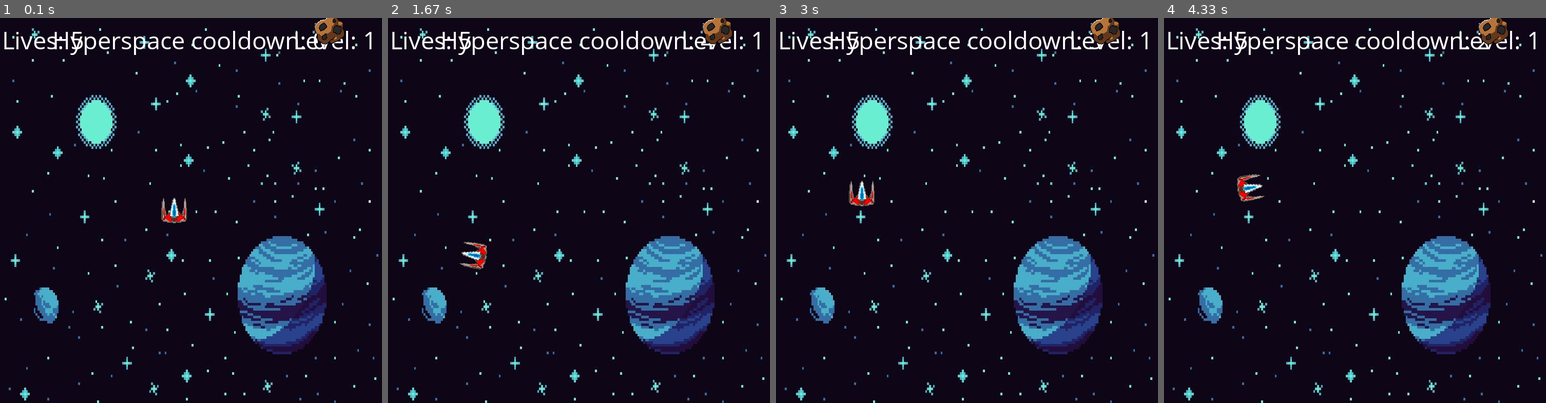
Above: before the commit, frames 1-4 (left to right).
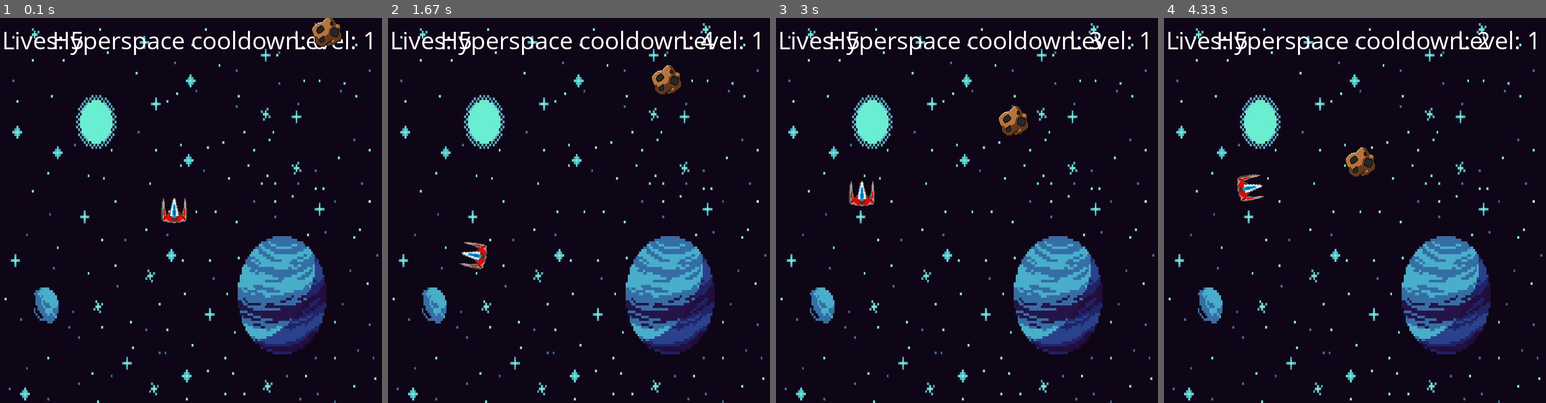
Above: after the commit, the same moments.

Repository: the-bald-lad/Pygame-asteroids
Game: pygame game, started from main.py
Two runs of this game, one before a commit and one after it. Both use one fixed random seed, a clock stepped at 60 frames per second and the inputs below.
Inputs:
- Up to frame 1 (0.1 s): no input
- Up to frame 2 (1.67 s): hold D 0.33-0.8 s; hold W 0.83-1.13 s; tap Space at 0.9, 1.23, 1.53 s; hold D 1.17-1.63 s
- Up to frame 3 (3 s): hold A 1.67-2.2 s; tap Space at 1.73, 2.03, 2.3, 2.6, 2.73 s; hold A 2.23-2.63 s; hold W from 2.67 s (still down)
- Up to frame 4 (4.33 s): release W at 3.03 s; hold D 3.07-3.7 s; tap Space at 3.13, 3.43, 3.8, 4.1, 4.3 s; hold A 3.73-4.2 s; hold D from 4.23 s (still down)

The runs differ from the first frame. In frame 1, 0.3% of the frame differs, in the area x 81-91%, y 0-8%; in frame 2, 0.8%; in frame 3, 0.8%; in frame 4, 0.8%, in the area x 47-91%, y 0-42%.

Commit message:
Added fix for meteors getting stuck at border of window

Diff:
--- a/main.py
+++ b/main.py
@@ -105,16 +105,16 @@
             self.y += 1
 
     def check(self):
-        if self.x > WIDTH:
+        if self.x > WIDTH+10:
             self.x = self.sx
             self.y = self.sy
-        if self.x < 0:
+        if self.x < -10:
             self.x = self.sx
             self.y = self.sy
-        if self.y > WIDTH:
+        if self.y > WIDTH+10:
             self.x = self.sx
             self.y = self.sy
-        if self.y < 0:
+        if self.y < -10:
             self.x = self.sx
             self.y = self.sy
 
